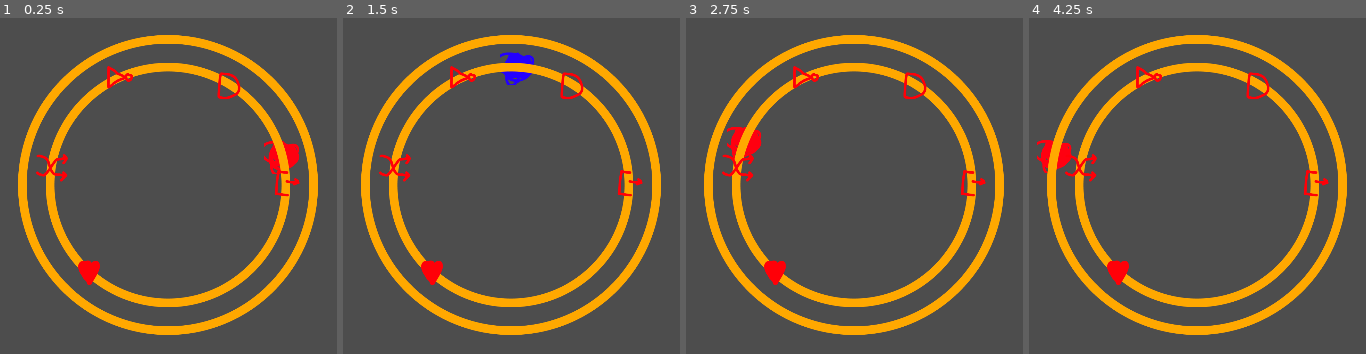
Above: before the commit, frames 1-4 (left to right).
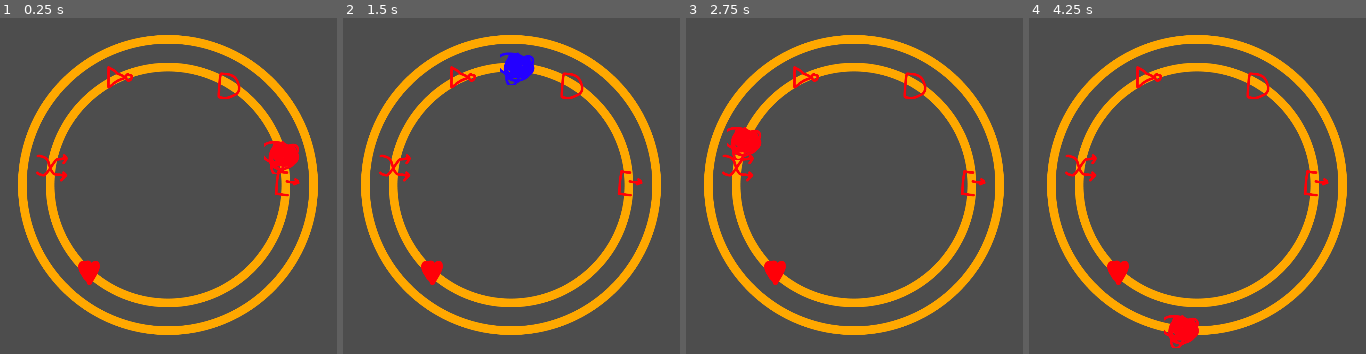
Above: after the commit, the same moments.

Repository: triangle-int/logi-charm
Game: Godot game, scene res://scenes/game.tscn
The game is run twice, just before and just after one commit, with the same random seed, the same clock (stepped at 60 frames per second) and the same inputs.
Inputs (mouse positions are in pixels of both pictures, inside the frame that each line leads up to):
- Up to frame 1 (0.25 s): no input
- Up to frame 2 (1.5 s): move the mouse to (outside the picture) at 0.52 s; move the mouse to (349, 206) at 1.27 s
- Up to frame 3 (2.75 s): move the mouse to (935, 85) at 2.02 s
- Up to frame 4 (4.25 s): move the mouse to (1157, 273) at 2.77 s; move the mouse to (outside the picture) at 3.52 s

The runs differ from the first frame. In frame 1, 0.2% of the frame differs, in the area x 81-86%, y 36-46%; in frame 2, 0.3%; in frame 3, 0.2%; in frame 4, 1.2%, in the area x 2-51%, y 36-99%.

Commit message:
Fixed angle

Diff:
--- a/scenes/game.tscn
+++ b/scenes/game.tscn
@@ -12,8 +12,6 @@
 [node name="Camera2D" type="Camera2D" parent="."]
 
 [node name="Center" type="Node2D" parent="."]
-
-[node name="Pointer" parent="Center" instance=ExtResource("1_vpf3b")]
 
 [node name="Ring1" type="Sprite2D" parent="Center" groups=["rings"]]
 scale = Vector2(0.5, 0.5)
@@ -36,4 +34,6 @@
 index = 2
 radius = 249.75
 
+[node name="Pointer" parent="Center" instance=ExtResource("1_vpf3b")]
+
 [node name="TestLevel" parent="Center" instance=ExtResource("2_xyqm8")]
--- a/scripts/pointer.gd
+++ b/scripts/pointer.gd
@@ -17,6 +17,7 @@
 	_radius = ring.radius
 
 	var tween = create_tween()
+	to_angle = to_angle if to_angle > from_angle else to_angle + TAU
 	tween.tween_method(_move_pointer, from_angle, to_angle, ComponentsSignals.SLEEP_DURATION)
 
 func _move_pointer(angle: float):
Not shown: 1 places in scenes/game.tscn that only renumber resources
